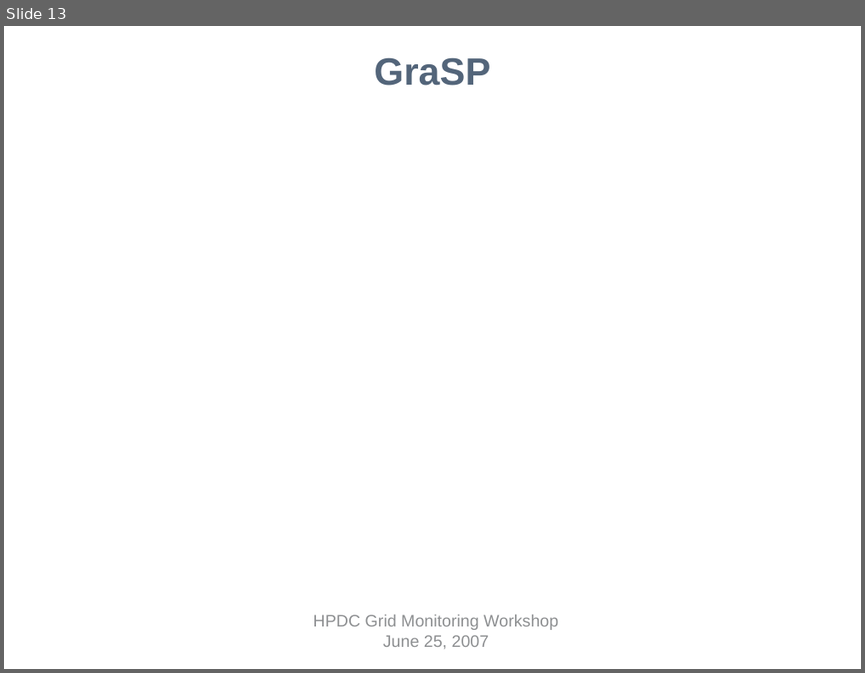
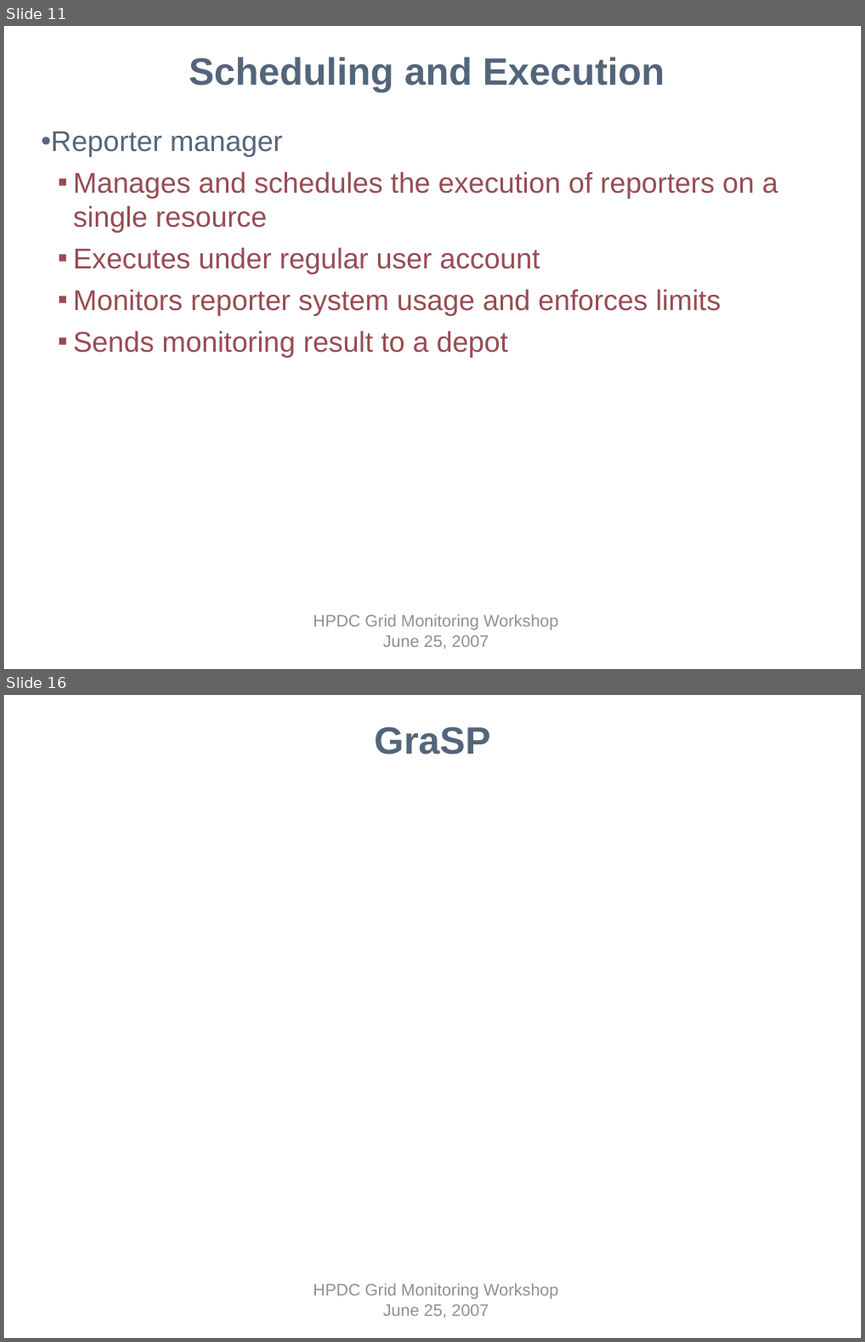
Before and after one commit to IncaProject/inca-xsede, a slide deck: talks/inca-gmw07.ppt. Shown one above the other, each under a label of ours: slide 13 before the commit, slides 11 and 16 after it; the slides between them are not shown. The pictures are 865x673 and 865x1342 pixels, drawn with LibreOffice and Linux fonts; fonts in the diff are those of the drawing; background and template pictures are left out. Boxes give left, top, right and bottom in pixels: in the first picture for what was removed or moved away, otherwise in the second. Text is boxed around its words. In the diff, an @@ line names an element or a change of style, - is before the commit and + after.

```diff
--- a/talks/inca-gmw07.ppt
+++ b/talks/inca-gmw07.ppt
@@ slide 11 added at (4, 26, 861, 669), background #FFFFFF; not listed: 1 template element that a slide beside it also shows @@
@@ title added at (188, 57, 664, 92), 32 pt, text #53657A, bold @@
+Scheduling and Execution
@@ text added at (41, 131, 778, 358), 24 pt, text #974B52 @@
+• Reporter manager
+  ▪ Manages and schedules the execution of reporters on a single resource
+  ▪ Executes under regular user account
+  ▪ Monitors reporter system usage and enforces limits
+  ▪ Sends monitoring result to a depot
@@ what was slide 13 is now slide 16 @@
```
Also in this commit, not shown: 3 slides changed, 8 other slides added, 5 slides removed.
